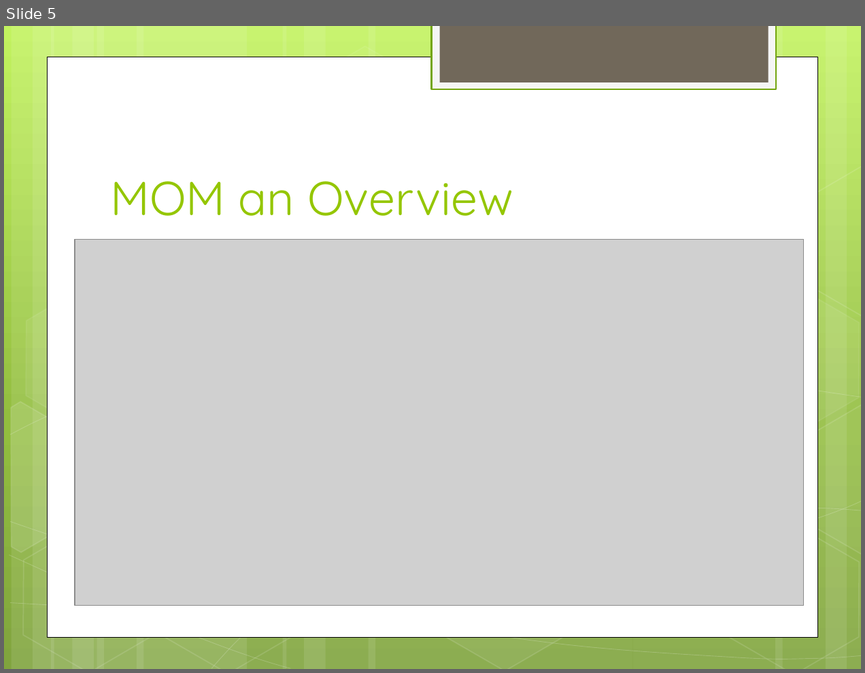
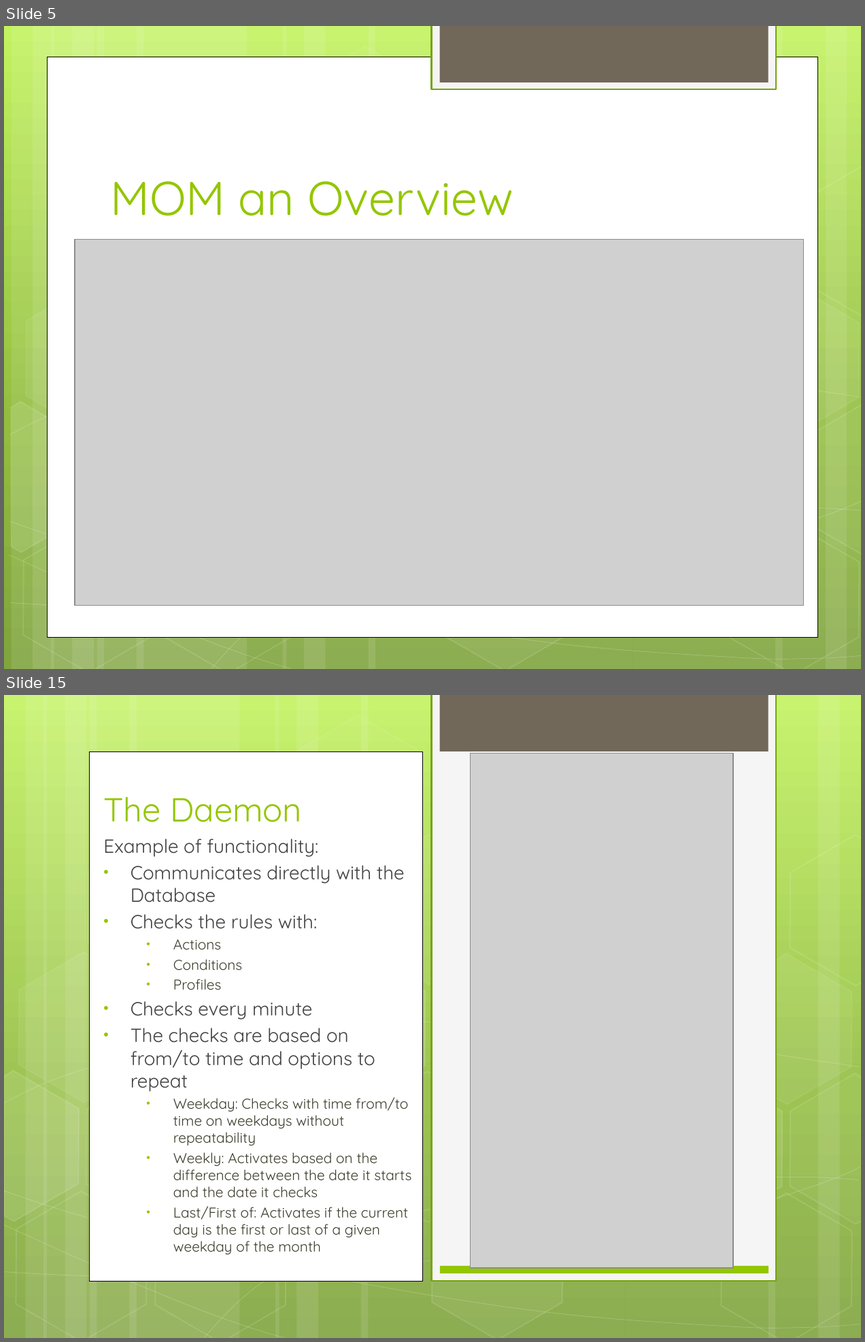
Before and after one commit to Zucka/MOM, a slide deck: other/Presentation-Lars.pptx. Shown one above the other, each under a label of ours: slide 5 before the commit, slides 5 and 15 after it; the slides between them are not shown. The pictures are 865x673 and 865x1342 pixels, drawn with LibreOffice and Linux fonts; fonts in the diff are those of the drawing; grey boxes stand for pictures. Boxes give left, top, right and bottom in pixels: in the first picture for what was removed or moved away, otherwise in the second. Text is boxed around its words. In the diff, an @@ line names an element or a change of style, - is before the commit and + after.

Commit message:
Presentation

```diff
--- a/other/Presentation-Lars.pptx
+++ b/other/Presentation-Lars.pptx
@@ slide 15 added at <box>4,695,861,1338</box>, background gradient #C3F35F to #93BF3F to #81A53E; not listed: 1 template element that a slide beside it also shows @@
@@ rectangle added at <box>432,695,776,1281</box>, fill #F5F5F5, outline #74A510 1.25 pt @@
@@ rectangle added at <box>89,751,423,1281</box>, fill #FFFFFF, outline #000000 0.25 pt @@
@@ picture added at <box>470,753,733,1268</box> @@
@@ title added at <box>103,796,302,822</box>, 28 pt, text #94C600 @@
+The Daemon
@@ group added at <box>4,695,861,1338</box>: 13 hexagons, 12 rectangles, 8 freeform shapes @@
@@ text added at <box>103,838,411,1254</box>, 12 pt, text #3E3D2D @@
+Example of functionality:
+• Communicates directly with the Database
+• Checks the rules with:
+  • Actions
+  • Conditions
+  • Profiles
+• Checks every minute
+• The checks are based on from/to time and options to repeat
+  • Weekday: Checks with time from/to time on weekdays without repeatability
+  • Weekly: Activates based on the difference between the date it starts and the date it checks
+  • Last/First of: Activates if the current day is the first or last of a given weekday of the month
@@ rectangle added at <box>440,1266,768,1273</box>, fill #94C600 @@
```
Also in this commit, not shown: 16 other slides added, 3 other files.
